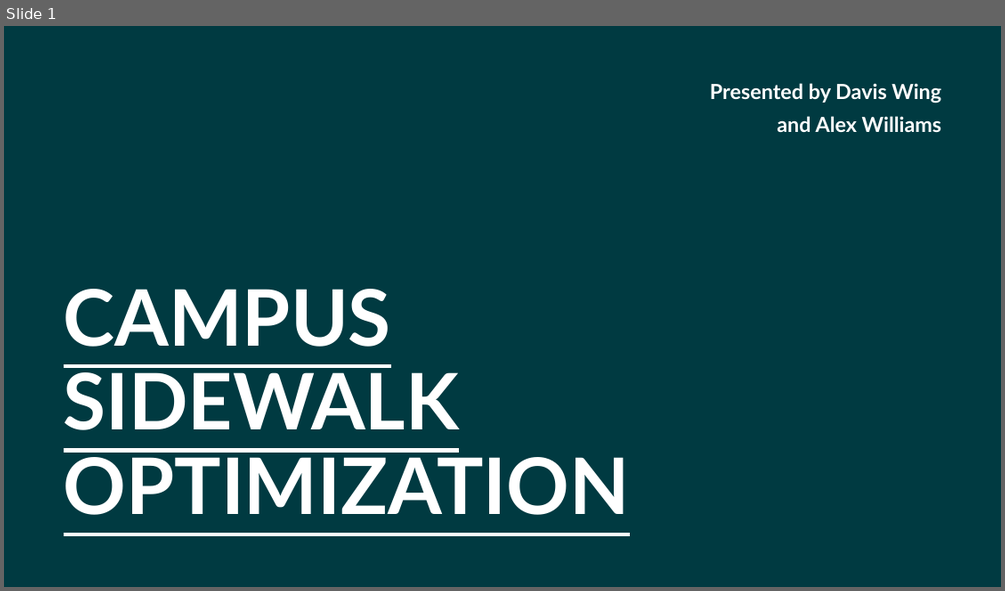
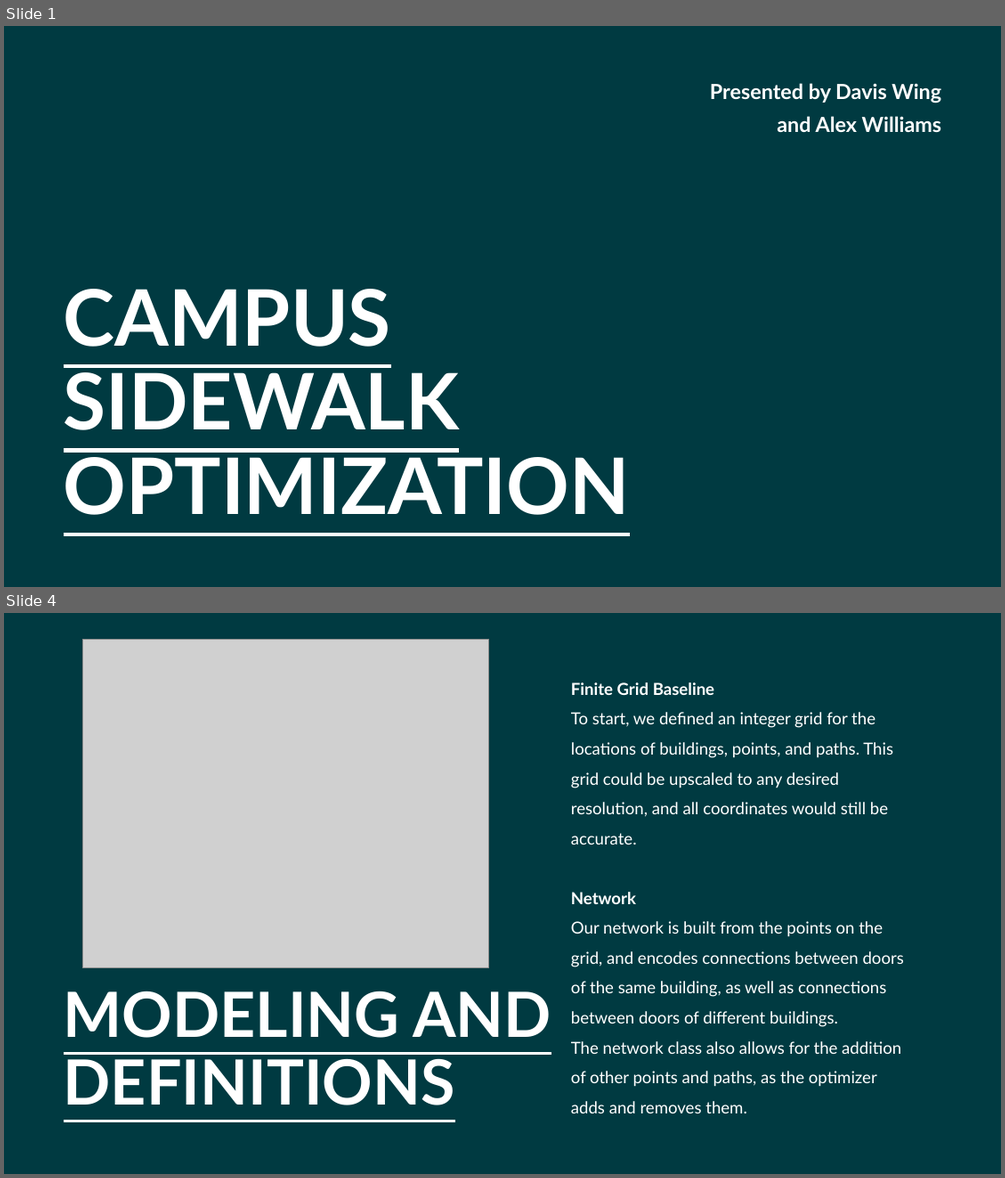
Before and after one commit to AleRicWil/OptProj2026, a slide deck: presentation.pptx. Shown one above the other, each under a label of ours: slide 1 before the commit, slides 1 and 4 after it; the slides between them are not shown. The pictures are 1005x591 and 1005x1178 pixels, drawn with LibreOffice and Linux fonts; fonts in the diff are those of the drawing; grey boxes stand for pictures. Boxes give left, top, right and bottom in pixels: in the first picture for what was removed or moved away, otherwise in the second. Text is boxed around its words. In the diff, an @@ line names an element or a change of style, - is before the commit and + after.

```diff
--- a/presentation.pptx
+++ b/presentation.pptx
@@ slide 4 added at box(4, 613, 1001, 1174), background #003A41 @@
@@ picture added at box(82, 639, 488, 968) @@
@@ text added at box(571, 682, 904, 1113), 16 pt, text #FFFFFF @@
+Finite Grid Baseline
+To start, we defined an integer grid for the locations of buildings, points, and paths. This grid could be upscaled to any desired resolution, and all coordinates would still be accurate.
+Network
+Our network is built from the points on the grid, and encodes connections between doors of the same building, as well as connections between doors of different buildings.
+The network class also allows for the addition of other points and paths, as the optimizer adds and removes them.
@@ title added at box(64, 991, 551, 1105), 60 pt, text #FFFFFF, bold, underline @@
+MODELING AND DEFINITIONS
```
Also in this commit, not shown: 2 slides changed, 6 other slides added, 8 slides removed, 6 other files.
